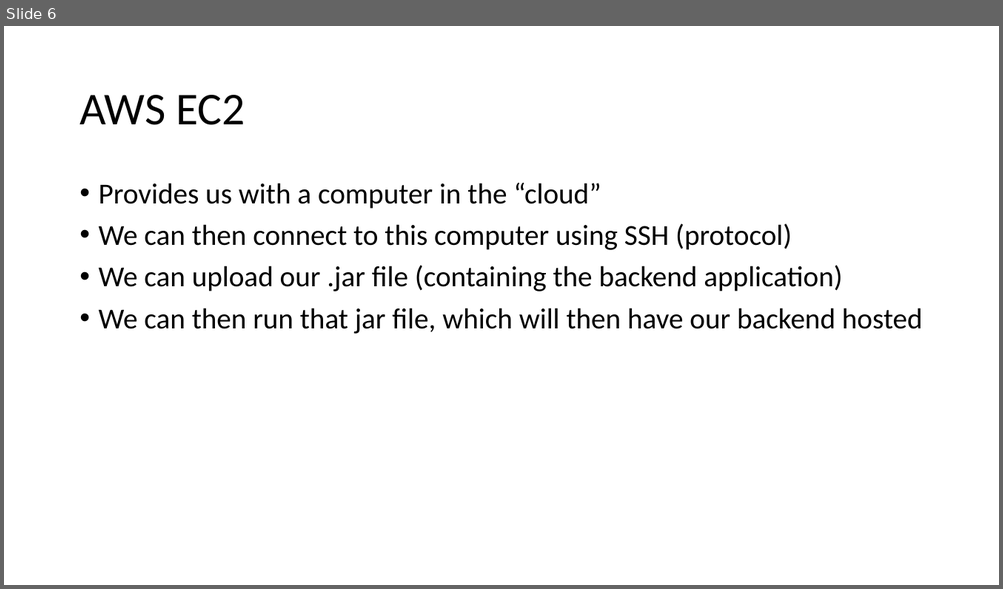
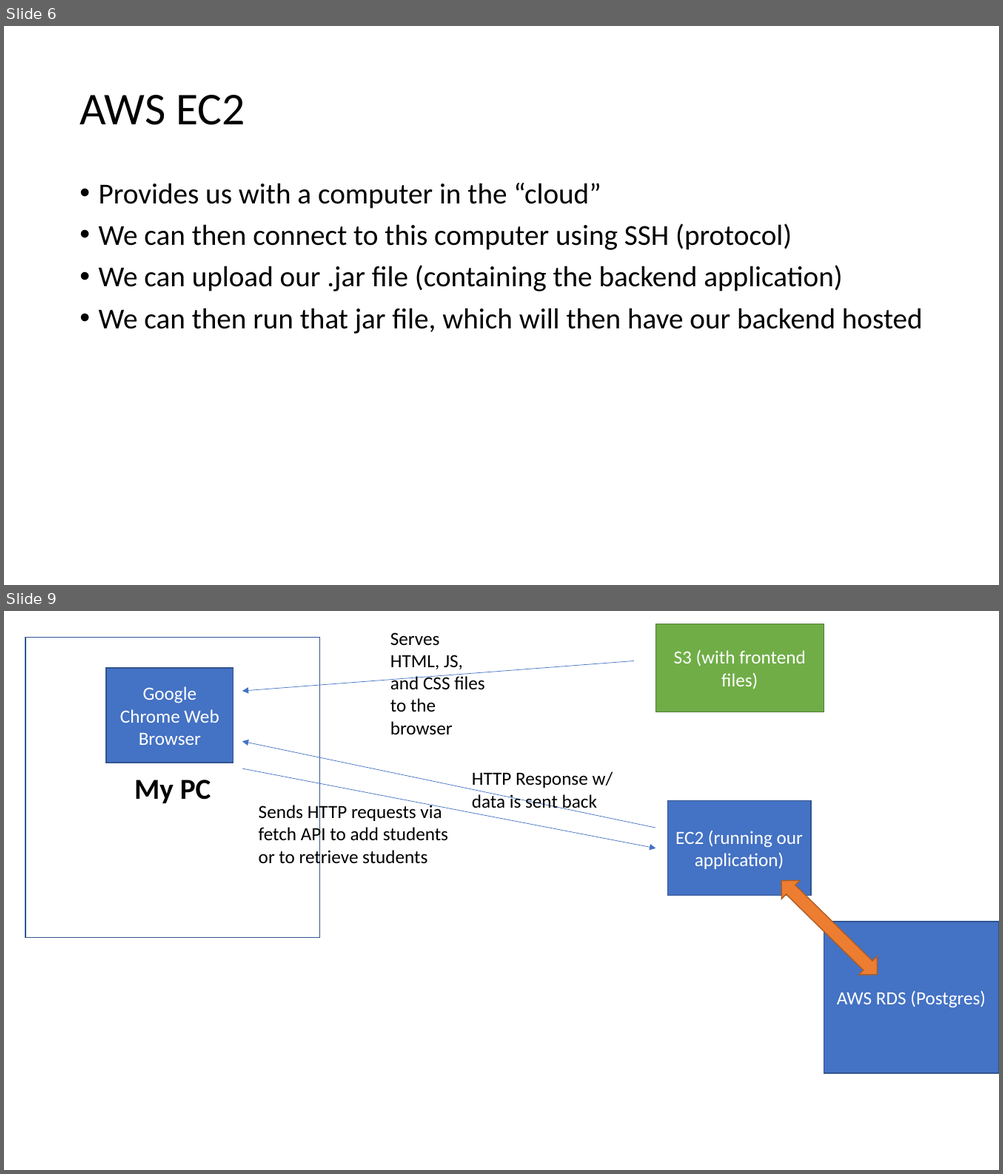
Before and after one commit to 211018jwa/training, a slide deck: week-5/day-1/aws-intro.pptx. Shown one above the other, each under a label of ours: slide 6 before the commit, slides 6 and 9 after it; the slides between them are not shown. The pictures are 1003x589 and 1003x1174 pixels, drawn with LibreOffice and Linux fonts; fonts in the diff are those of the drawing. Boxes give left, top, right and bottom in pixels: in the first picture for what was removed or moved away, otherwise in the second. Text is boxed around its words. In the diff, an @@ line names an element or a change of style, - is before the commit and + after.

```diff
--- a/week-5/day-1/aws-intro.pptx
+++ b/week-5/day-1/aws-intro.pptx
@@ slide 9 added at (x1=4, y1=611, x2=999, y2=1170), background #FFFFFF @@
@@ text added at (x1=390, y1=632, x2=484, y2=735), 18 pt, text #000000 @@
+Serves HTML, JS, and CSS files to the browser
@@ rectangle added at (x1=655, y1=624, x2=823, y2=712), fill #70AD47, outline #538035 1 pt, 18 pt, text #FFFFFF @@
+S3 (with frontend files)
@@ rectangle added at (x1=25, y1=638, x2=319, y2=939), fill #FFFFFF, outline #325491 1 pt, 28 pt, text #000000, bold @@
+My PC
@@ rectangle added at (x1=106, y1=668, x2=233, y2=763), fill #4472C4, outline #325491 1 pt, 18 pt, text #FFFFFF @@
+Google Chrome Web Browser
@@ arrow added from (634, 661) to (242, 691), #4472C4 0.5 pt @@
@@ arrow added from (655, 828) to (242, 741), #4472C4 0.5 pt @@
@@ arrow added from (242, 769) to (655, 849), #4472C4 0.5 pt @@
@@ text added at (x1=472, y1=772, x2=613, y2=812), 18 pt, text #000000 @@
+HTTP Response w/ data is sent back
@@ text added at (x1=259, y1=803, x2=448, y2=868), 18 pt, text #000000 @@
+Sends HTTP requests via fetch API to add students or to retrieve students
@@ rectangle added at (x1=667, y1=801, x2=811, y2=896), fill #4472C4, outline #325491 1 pt, 18 pt, text #FFFFFF @@
+EC2 (running our application)
@@ left right arrow added at (x1=772, y1=871, x2=886, y2=984), fill #ED7D31, outline #AF5C24 1 pt @@
@@ rectangle added at (x1=823, y1=922, x2=999, y2=1074), fill #4472C4, outline #325491 1 pt, 18 pt, text #FFFFFF @@
+AWS RDS (Postgres)
```
Also in this commit, not shown: 2 other slides added, 6 other files.
